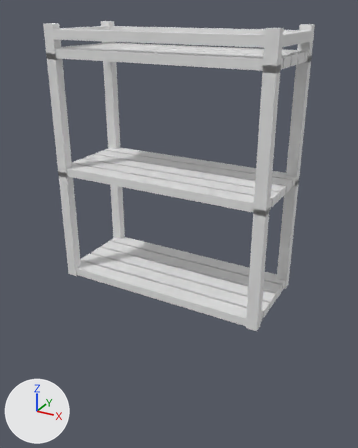
Two versions of the Blender file blender/model_OrcArcher/model_TowerOrcArcher.blend, one commit apart.
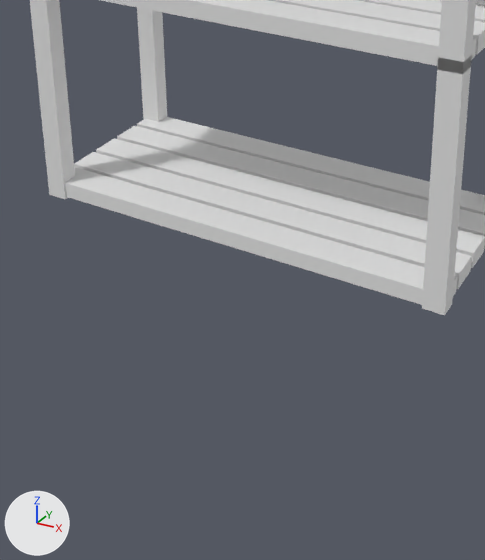
Each version is shown whole from a 50 mm lens placed at (7.28, -13.05, 8.72), pointed at (1.07, -1.75, 3.07), then close up on the part from 13% to 77% of the width and 40% to 100% of the height. The lights are fixed; the arrows at lower left show +X, +Y and +Z.

Names of what the first close-up shows: 'Floor_0', 'Floor_1'.
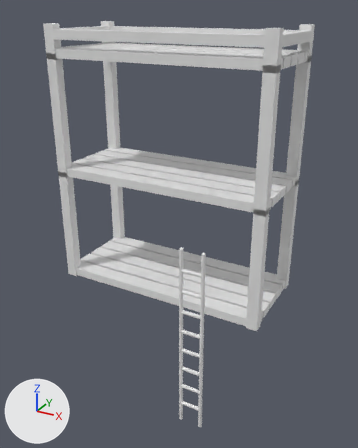
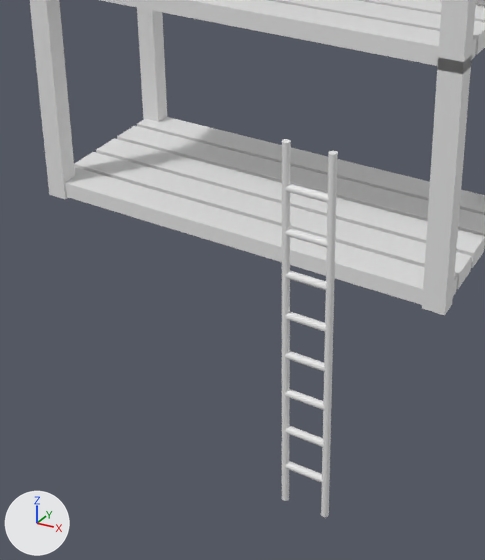
Commit message: model_tower_orc_archer: modeling stairs

What differs and where, as boxes (x1, y1, x2, y2) in the close-ups (485 x 560 px):
'Cylinder.005', added: after (282, 184, 336, 246)
'Cylinder.008', added: after (282, 228, 335, 290)
'Cylinder.007', added: after (282, 271, 334, 331)
'Cylinder.006', added: after (282, 312, 333, 371)
'Cylinder.001', added: after (282, 351, 332, 410)
'Cylinder', added: after (282, 139, 338, 202)
'Cylinder.002', added: after (282, 389, 331, 447)
'Cylinder.003', added: after (282, 426, 331, 483)
'Cylinder.004', added: after (282, 461, 330, 517)

What changed in the scene script:
```text
Add me_cylinder_012:
    me_cylinder_012.from_pydata(...)  # 192 vertices, 102 faces; spans x -1.0..12.76, y -1.0..1.0, z -1.0..1.17
Add ob_cylinder_008:
    ob_cylinder_008 = bpy.data.objects.new('Cylinder.008', me_cylinder_012)
    ob_cylinder_008.location = (3.0, -5.17, 3.0)
    ob_cylinder_008.scale = (0.0425, 0.0425, 0.25)
Add ob_cylinder_007:
    ob_cylinder_007 = bpy.data.objects.new('Cylinder.007', me_cylinder_012.copy())
    ob_cylinder_007.location = (3.0, -5.17, 2.5)
    ob_cylinder_007.scale = (0.0425, 0.0425, 0.25)
Add ob_cylinder_006:
    ob_cylinder_006 = bpy.data.objects.new('Cylinder.006', me_cylinder_012.copy())
    ob_cylinder_006.location = (3.0, -5.17, 2.0)
    ob_cylinder_006.scale = (0.0425, 0.0425, 0.25)
Add ob_cylinder_005:
    ob_cylinder_005 = bpy.data.objects.new('Cylinder.005', me_cylinder_012.copy())
    ob_cylinder_005.location = (3.0, -5.17, 3.5)
    ob_cylinder_005.scale = (0.0425, 0.0425, 0.25)
Add ob_cylinder_004:
    ob_cylinder_004 = bpy.data.objects.new('Cylinder.004', me_cylinder_012.copy())
    ob_cylinder_004.location = (3.0, -5.17, 0.0)
    ob_cylinder_004.scale = (0.0425, 0.0425, 0.25)
Add ob_cylinder_003:
    ob_cylinder_003 = bpy.data.objects.new('Cylinder.003', me_cylinder_012.copy())
    ob_cylinder_003.location = (3.0, -5.17, 0.5)
    ob_cylinder_003.scale = (0.0425, 0.0425, 0.25)
Add ob_cylinder_002:
    ob_cylinder_002 = bpy.data.objects.new('Cylinder.002', me_cylinder_012.copy())
    ob_cylinder_002.location = (3.0, -5.17, 1.0)
    ob_cylinder_002.scale = (0.0425, 0.0425, 0.25)
Add ob_cylinder_001:
    ob_cylinder_001 = bpy.data.objects.new('Cylinder.001', me_cylinder_012.copy())
    ob_cylinder_001.location = (3.0, -5.17, 1.5)
    ob_cylinder_001.scale = (0.0425, 0.0425, 0.25)
Add ob_cylinder:
    ob_cylinder = bpy.data.objects.new('Cylinder', me_cylinder_012.copy())
    ob_cylinder.location = (3.0, -5.17, 4.0)
    ob_cylinder.rotation_euler = (3.142, 0.0, 0.0)  # degrees (180, 0, 0)
    ob_cylinder.scale = (0.0425, 0.0425, 0.25)
```
